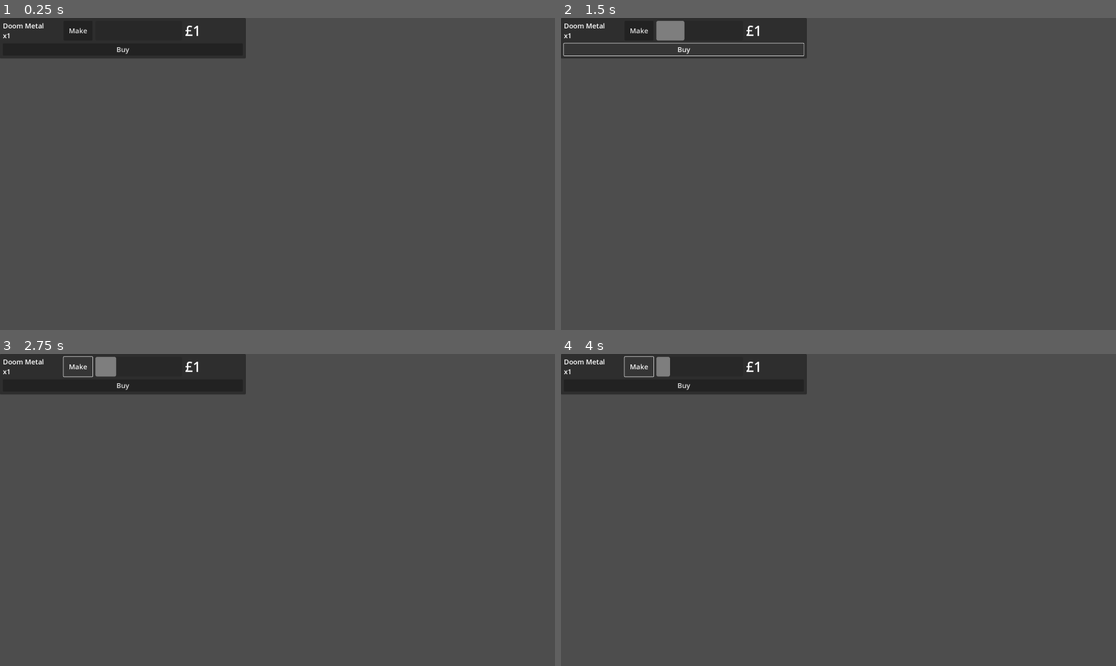
Above: before the commit, frames 1-4 (two rows, left to right).
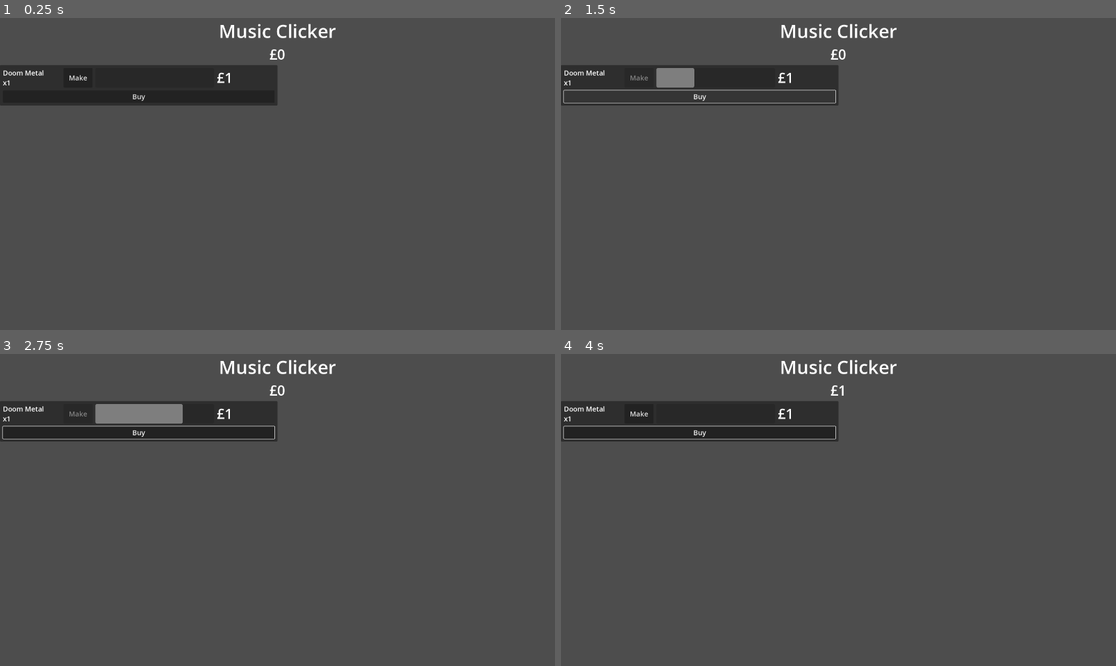
Above: after the commit, the same moments.

Repository: phrasmotica/music-clicker
Game: Godot game, scene res://game.tscn
Same seed, same stepped clock (60 frames per second), same inputs: the game is played once before the commit and once after it.
Inputs (mouse positions are in pixels of both pictures, inside the frame that each line leads up to):
- Up to frame 1 (0.25 s): no input
- Up to frame 2 (1.5 s): click "Make" at 0.5 s; click "Buy" at 1.25 s
- Up to frame 3 (2.75 s): click (77, 366) at 2 s, where only the run before the commit has a clickable "Make"
- Up to frame 4 (4 s): click "Buy" at 2.75 s; click (638, 366) at 3.5 s, where only the run before the commit has a clickable "Make"

The runs differ from the first frame. In frame 1, 12% of the frame differs, in the area x 0-61%, y 0-29%; in frame 2, 8.7%; in frame 3, 12%; in frame 4, 12%.

Commit message:
Keep a record of the current score as products are made

Diff:
--- a/game.tscn
+++ b/game.tscn
@@ -1,8 +1,42 @@
-[gd_scene load_steps=2 format=3 uid="uid://bsho3man5rnyv"]
+[gd_scene load_steps=4 format=3 uid="uid://bsho3man5rnyv"]
 
+[ext_resource type="PackedScene" uid="uid://c1e4wtqckp844" path="res://scenes/score_manager.tscn" id="1_2j3m2"]
 [ext_resource type="PackedScene" uid="uid://bvhhta3af1hts" path="res://scenes/product.tscn" id="1_wf504"]
+[ext_resource type="Script" path="res://scripts/ui_manager.gd" id="2_4huk1"]
 
 [node name="Game" type="Node2D"]
 
-[node name="Product" parent="." instance=ExtResource("1_wf504")]
-is_automated = null
+[node name="ScoreManager" parent="." instance=ExtResource("1_2j3m2")]
+
+[node name="UIManager" type="Node" parent="."]
+script = ExtResource("2_4huk1")
+
+[node name="VBoxContainer" type="VBoxContainer" parent="."]
+custom_minimum_size = Vector2(1920, 1080)
+offset_right = 1920.0
+offset_bottom = 1080.0
+
+[node name="TitleLabel" type="Label" parent="VBoxContainer"]
+layout_mode = 2
+theme_override_font_sizes/font_size = 64
+text = "Music Clicker"
+horizontal_alignment = 1
+
+[node name="ScoreLabel" type="Label" parent="VBoxContainer"]
+unique_name_in_owner = true
+layout_mode = 2
+theme_override_font_sizes/font_size = 48
+text = "£0"
+horizontal_alignment = 1
+
+[node name="GridContainer" type="GridContainer" parent="VBoxContainer"]
+layout_mode = 2
+columns = 2
+
+[node name="Product0" parent="VBoxContainer/GridContainer" instance=ExtResource("1_wf504")]
+layout_mode = 2
+size_flags_horizontal = 3
+is_automated = false
+
+[connection signal="score_changed" from="ScoreManager" to="UIManager" method="_on_score_manager_score_changed"]
+[connection signal="made_product" from="VBoxContainer/GridContainer/Product0" to="ScoreManager" method="_on_product_0_made_product"]
--- a/scenes/product.tscn
+++ b/scenes/product.tscn
@@ -6,7 +6,6 @@
 offset_right = 120.0
 offset_bottom = 23.0
 script = ExtResource("1_ynjkp")
-is_automated = null
 
 [node name="MarginContainer" type="MarginContainer" parent="."]
 layout_mode = 2
@@ -40,6 +39,7 @@
 text = "x1"
 
 [node name="MakeButton" type="Button" parent="MarginContainer/VBoxContainer/HBoxContainer"]
+unique_name_in_owner = true
 custom_minimum_size = Vector2(100, 0)
 layout_mode = 2
 theme_override_font_sizes/font_size = 24
@@ -49,9 +49,9 @@
 unique_name_in_owner = true
 custom_minimum_size = Vector2(300, 38)
 layout_mode = 2
+size_flags_horizontal = 3
 size_flags_vertical = 1
 theme_override_font_sizes/font_size = 24
-value = 50.0
 show_percentage = false
 
 [node name="RewardLabel" type="Label" parent="MarginContainer/VBoxContainer/HBoxContainer"]
--- /dev/null
+++ b/scenes/score_manager.tscn
@@ -0,0 +1,6 @@
+[gd_scene load_steps=2 format=3 uid="uid://c1e4wtqckp844"]
+
+[ext_resource type="Script" path="res://scripts/score_manager.gd" id="1_xwfy5"]
+
+[node name="ScoreManager" type="Node"]
+script = ExtResource("1_xwfy5")
--- a/scripts/product.gd
+++ b/scripts/product.gd
@@ -8,9 +8,14 @@
 var is_automated := false
 
 @onready
+var make_button: Button = %MakeButton
+
+@onready
 var progress_bar: ProgressBar = %ProgressBar
 
 var _is_making := false
+
+signal made_product(reward: int)
 
 func _ready():
 	reset_progress()
@@ -21,7 +26,11 @@
 
 		if progress_bar.value >= 100:
 			reset_progress()
+
 			_is_making = false
+			make_button.disabled = false
+
+			made_product.emit(1)
 
 func make() -> void:
 	reset_progress()
@@ -35,4 +44,7 @@
 
 func _on_make_button_pressed() -> void:
 	print("Making a product...")
+
+	make_button.disabled = true
+
 	make()
--- /dev/null
+++ b/scripts/score_manager.gd
@@ -0,0 +1,9 @@
+extends Node
+
+var _score: int = 0
+
+signal score_changed(score: int)
+
+func _on_product_0_made_product(reward: int) -> void:
+	_score += reward
+	score_changed.emit(_score)
--- /dev/null
+++ b/scripts/ui_manager.gd
@@ -0,0 +1,7 @@
+extends Node
+
+@onready
+var score_label: Label = %ScoreLabel
+
+func _on_score_manager_score_changed(score: int) -> void:
+	score_label.text = "£" + str(score)
